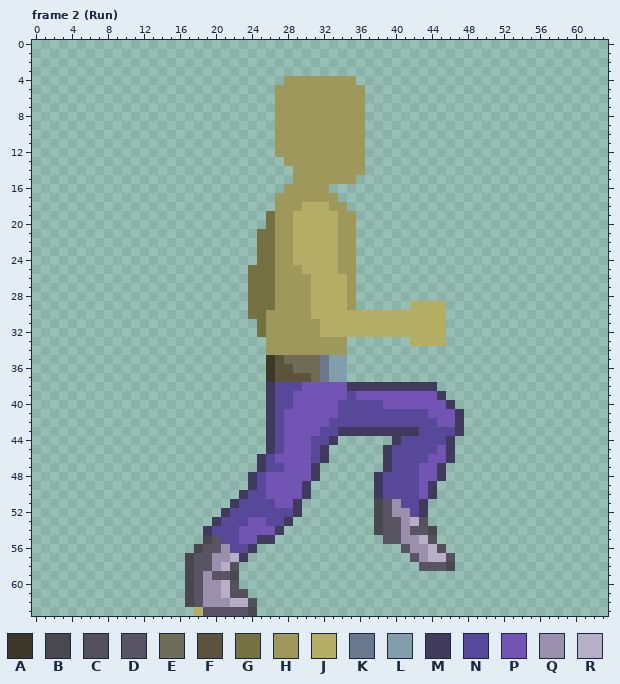
Two states of a pixel-art file, Workfiles/newCharacter.aseprite. The picture above was drawn from the file before the commit.
64x64 pixels, 13 frames. Colours within 5 levels of each other are drawn and written as one. Shown: frame 2 (Run). The commit also changed other frames, which this record leaves out.
Visible layers, top first: "trousers", "shoes", "newPosition", "background".
Palette (. is transparent): A #3d3729  B #4a484f  C #54515c  D #595463  E #6e6b57  F #5c533d  G #757143  H #9e985a  J #b3ad66  K #69788c  L #829ead  M #403a5c  N #574899  P #7154b3  Q #9a90ad  R #b7afc7
Pixels before, frame 2 (Run) (only the part around the change), first column x 9:
 0 .........................................
 1 .........................................
 2 .........................................
 3 .........................................
 4 ...................HHHHHHHH..............
 5 ..................HHHHHHHHHH.............
 6 ..................HHHHHHHHHH.............
 7 ..................HHHHHHHHHH.............
 8 ..................HHHHHHHHHH.............
 9 ..................HHHHHHHHHH.............
10 ..................HHHHHHHHHH.............
11 ..................HHHHHHHHHH.............
12 ..................HHHHHHHHHH.............
13 ...................HHHHHHHHH.............
14 ....................HHHHHHHH.............
15 ....................HHHHHHH..............
16 ...................HHHHH.................
17 ..................HHHHHHH................
18 ..................HHHJJJHH...............
19 .................GHHJJJJJHH..............
20 .................GHHJJJJJHH..............
21 ................GGHHJJJJJHH..............
22 ................GGHHJJJJJHH..............
23 ................GGHHJJJJJHH..............
24 ................GGHHJJJJJHH..............
25 ...............GGGHHHJJJJHH..............
26 ...............GGGHHHHJJJJH..............
27 ...............GGGHHHHJJJJH..............
28 ...............GGGHHHHJJJJH..............
29 ...............GGGHHHHJJJJH......JJJJ....
30 ...............GGHHHHHJJJJJJJJJJJJJJJ....
31 ................GHHHHHHJJJJJJJJJJJJJJ....
32 ................GHHHHHHJJJJJJJJJJJJJJ....
33 .................HHHHHHHHH.......JJJJ....
34 .................HHHHHHHHH...............
35 .................AFEEEEKLL...............
36 .................AFFEEEKLL...............
37 .................AFFFFEKLL...............
38 .................MNNNPPPPPMMMMMMMMMM.....
39 .................MNNPPPPPPNPPPPPPPPPM....
40 .................MNNPPPPPNNNNNPPPPPPPM...
41 .................MNPPPPPPNNNNNNNNNNPPPM..
42 .................MNPPPPPNNNNNNNNNNNNPPM..
43 .................MNPPPPNNMMMMMMMMMNNNNM..
44 .................MNPPPNNM......MNNNNNM...
45 .................MNPPPNM......MNNNNNPM...
46 ................MNPPPPNM......MNNNNPPM...
47 ................MNNPPPM.......MNNNPPM....
48 ...............MNPPPPPM......MNNNNPPM....
49 ...............MNPPPPM.......MNNNNPM.....
50 ..............MNNPPPPM.......MNNNNPM.....
51 .............MNNNNPPM........BDQNNM......
52 ............MNNNNNNNM........BDQQNM......
53 ...........MNNNPPNNM.........BDDQRC......
54 ..........MNNNPPPPM..........BDDQDDB.....
55 ..........BDNNPPMM............DDQQRC.....
56 .........BDDQNNM................DQQRC....
57 ........BDDQQRM..................DQRRC...
58 ........BDDQRC....................DDDB...
59 ........BDQDDB...........................
60 ........BDQQRC...........................
61 ........BDQQRCC..........................
62 ........BDQQQRRC.........................
63 .........JDDDDDB.........................
Once edited:
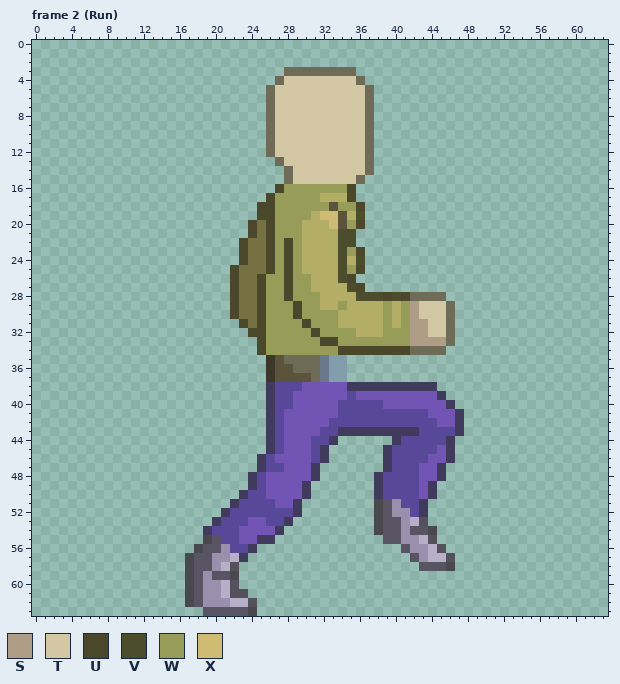
Colours new in this view: S #b09d87  T #d4c7a3  U #4a472a  V #4b4d2c  W #989c59  X #cfbb74
The commit says: jacket start
Edits made:
layer "newPosition" now hidden
layer "Skin" added
layer "Jacket" added
Changed rows in their new state; - is an unchanged pixel.
Frame 2 (Run):
first column x 22:
 3 ------EEEEEEEE-----------
 4 -----ETTTTTTTTE----------
 5 ----ETTTTTTTTTTE---------
 6 ----ETTTTTTTTTTE---------
 7 ----ETTTTTTTTTTE---------
 8 ----ETTTTTTTTTTE---------
 9 ----ETTTTTTTTTTE---------
10 ----ETTTTTTTTTTE---------
11 ----ETTTTTTTTTTE---------
12 ----ETTTTTTTTTTE---------
13 -----ETTTTTTTTTE---------
14 ------ETTTTTTTTE---------
15 ------ETTTTTTTE----------
16 -----UWWWWWWWU-----------
17 ----UWWWWWJJJU-----------
18 ---UUWWWWWWFWWU----------
19 ---UUWWWW-XXFJV----------
20 --UGUWWW---XFWU----------
21 --U-UWWW----VV-----------
22 -UG-UWUW----VV-----------
23 -UG-UWUW----VWU----------
24 -UG-UWUW----VJV----------
25 UG--UWUW----VWU----------
26 UG-UWWUWW---VU-----------
27 UG-UWWUWW----VU----------
28 UG-UWWUWWW---JVVVUVUEEEE-
29 UG-UWWWUWW--WJJJJWJWSTTTE
30 UG-UWWWUWWWW-----W-WSTTTE
31 -UGUWWWWUWWW-----W-WSSTTE
32 --UUWWWWWUWWWW---WWWSSTTE
33 ---UWWWWWWUUWWWWWWWWSSSSE
34 ---UWWWWWWWWUUUUUUUUEEEE-
first column x 18:
63 .
Changed places in both pictures, as pixel boxes (x1, y1, x2, y2):
changed: (230, 67, 455, 355)
erased: (194, 607, 203, 616)
